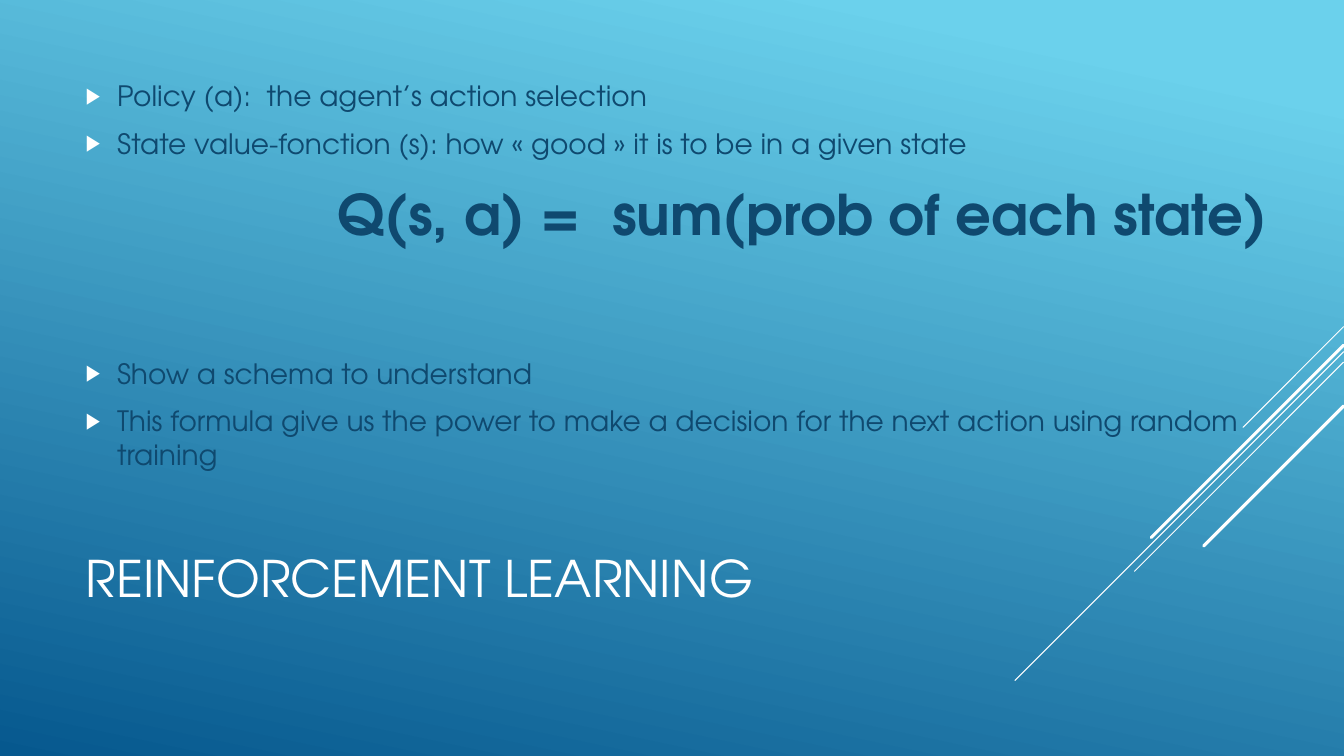
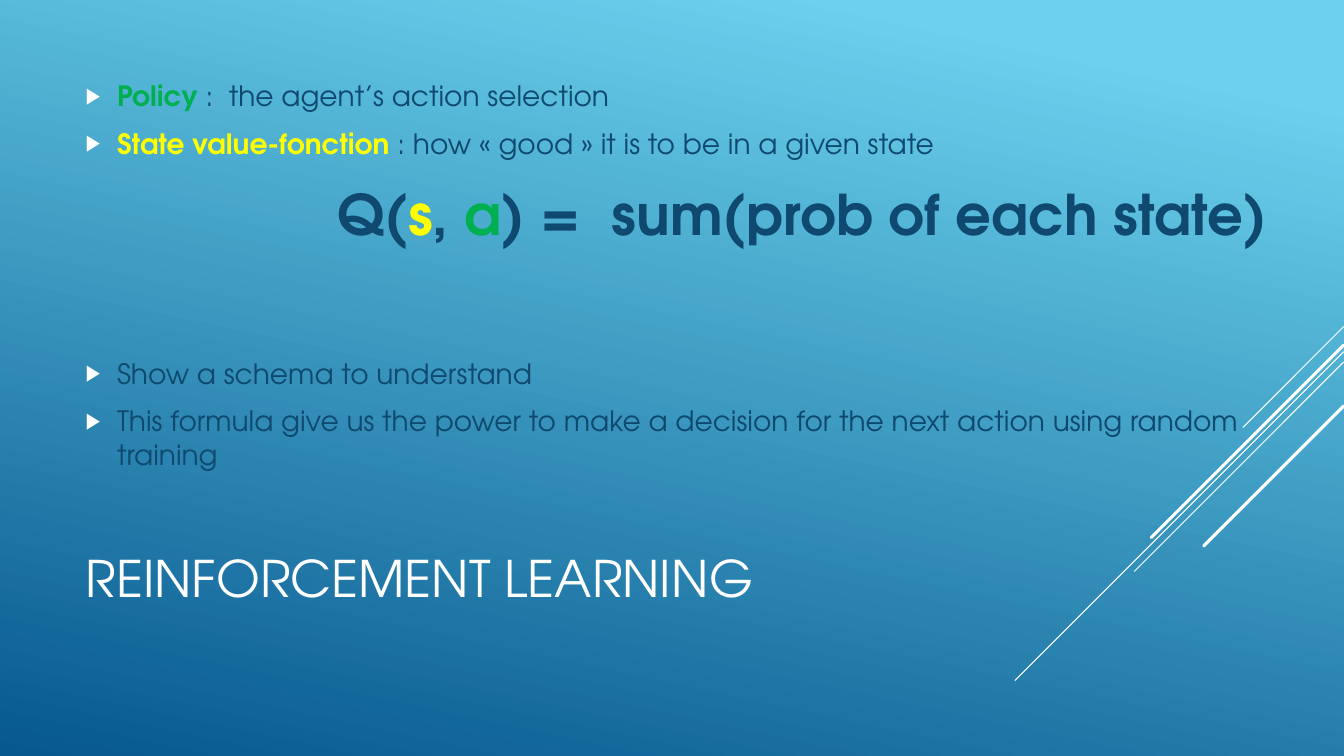
Before and after one commit to jnguyen1192/SIA, a slide deck: slide 4 of SAI_presentation.pptx. Drawn at 1344x756 pixels with LibreOffice and Linux fonts; fonts in the diff are those of the drawing. Boxes give left, top, right and bottom in pixels: in the first picture for what was removed or moved away, otherwise in the second. Text is boxed around its words. In the diff, an @@ line names an element or a change of style, - is before the commit and + after.

Commit message:
#12 Colors added to understand RL on slides

```diff
--- a/SAI_presentation.pptx
+++ b/SAI_presentation.pptx
@@ text at bbox=[117, 84, 934, 160]: text changed @@
-▶ Policy (a): the agent’s action selection
-▶ State value-fonction (s): how « good » it is to be in a given state
+▶ Policy : the agent’s action selection
+▶ State value-fonction : how « good » it is to be in a given state
@@ text at bbox=[338, 193, 1267, 249]: text colour #0F496F to #FFFF00 in "Q(s,"; text colour #0F496F to #00B050 in "a)" @@
```
